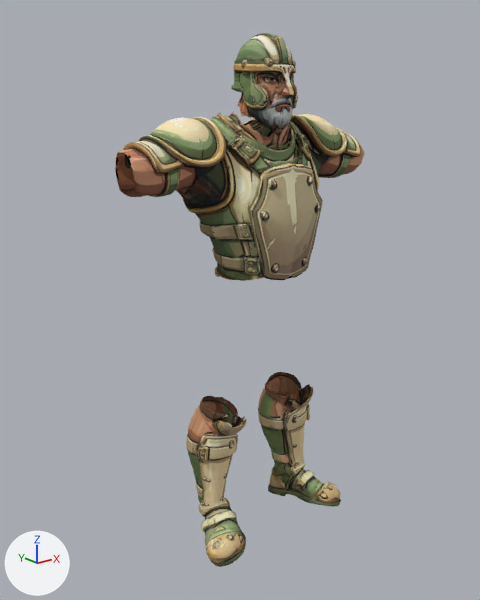
An edit to the glTF model public/assets/models/gear_g2.glb, drawn before and after from the same camera.
The view is the same before and after, from a camera (50 mm lens) standing at (-0.83, -0.974, 0.899) and looking at (-0.027, 0.029, 0.498). The lights are fixed; the arrows at lower left show +X, +Y and +Z. The picture after the commit comes second. Vertices at exactly the same position are counted once.

Before the edit, the objects in view are built like this:
```python
me_armor = bpy.data.meshes.new('armor')
me_armor.from_pydata(...)  # 6389 vertices, 12659 faces; spans x -0.279..0.286, y -0.101..0.115, z 0.55..0.866
me_armor.materials.append(mat_gear)
me_boots = bpy.data.meshes.new('boots')
me_boots.from_pydata(...)  # 3541 vertices, 6967 faces; spans x -0.177..0.178, y -0.106..0.09, z -0.012..0.297
me_boots.materials.append(mat_gear)
me_helmet = bpy.data.meshes.new('helmet')
me_helmet.from_pydata(...)  # 1039 vertices, 2053 faces; spans x -0.055..0.056, y -0.084..0.057, z 0.831..0.999
me_helmet.materials.append(mat_gear)
ob_armor = bpy.data.objects.new('armor', me_armor)
ob_armor.location = (0.0, 0.0, 0.0)
ob_boots = bpy.data.objects.new('boots', me_boots)
ob_boots.location = (0.0, 0.0, 0.0)
ob_helmet = bpy.data.objects.new('helmet', me_helmet)
ob_helmet.location = (0.0, 0.0, 0.0)
```
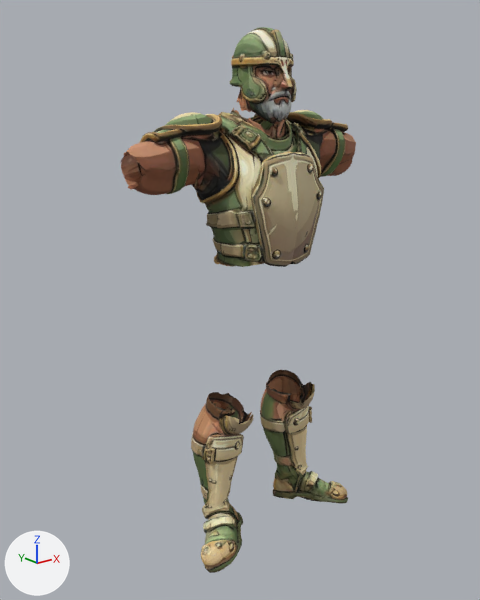
Pixel boxes [x1, y1, x2, y2] of what changed, in the pictures (480 x 600 px; the box of a moved part takes in the faces that stretch with it):
'armor', reshaped (6% shorter)
    before: [115, 111, 365, 281]
    after: [121, 108, 356, 267]
'boots', reshaped
    before: [186, 372, 341, 567]
    after: [191, 370, 348, 573]
'helmet', reshaped
    before: [231, 33, 298, 131]
    after: [230, 27, 297, 124]
part 3 of me_boots, moved or reshaped
    before: [186, 396, 247, 567]
    after: [191, 392, 254, 573]
part 4 of me_boots, moved or reshaped
    before: [258, 372, 341, 507]
    after: [260, 370, 348, 503]

What changed in the scene script:
```text
Change me_armor:
    used by ob_armor; location = (0.0, 0.0, 0.0)
    remove me_armor.from_pydata(...)  # 6389 vertices, 12659 faces; spans x -0.279..0.286, y -0.101..0.115, z 0.55..0.866
    add me_armor.from_pydata(...)  # 6389 vertices, 12659 faces; spans x -0.271..0.274, y -0.105..0.111, z 0.576..0.872
    me_armor part 1: 6389 of 6389 vertices moved; they spanned x -0.279..0.286, y -0.101..0.115, z 0.55..0.866 and now span x -0.271..0.274, y -0.105..0.111, z 0.576..0.872; mean shift (0.0, -0.001, 0.013)
Change me_helmet:
    used by ob_helmet; location = (0.0, 0.0, 0.0)
    remove me_helmet.from_pydata(...)  # 1039 vertices, 2053 faces; spans x -0.055..0.056, y -0.084..0.057, z 0.831..0.999
    add me_helmet.from_pydata(...)  # 1039 vertices, 2053 faces; spans x -0.055..0.055, y -0.08..0.062, z 0.843..1.009
    me_helmet part 2: 1039 of 1039 vertices moved; they spanned x -0.055..0.056, y -0.084..0.057, z 0.831..0.999 and now span x -0.055..0.055, y -0.08..0.062, z 0.843..1.009; mean shift (0.0, 0.006, 0.01)
Change me_boots:
    used by ob_boots; location = (0.0, 0.0, 0.0)
    remove me_boots.from_pydata(...)  # 3541 vertices, 6967 faces; spans x -0.177..0.178, y -0.106..0.09, z -0.012..0.297
    add me_boots.from_pydata(...)  # 3541 vertices, 6967 faces; spans x -0.196..0.197, y -0.11..0.078, z -0.021..0.308
    me_boots part 3: 1780 of 3541 vertices moved; they spanned x -0.177..-0.047, y -0.105..0.09, z -0.012..0.297 and now span x -0.196..-0.042, y -0.108..0.078, z -0.021..0.308; mean shift (0.001, -0.011, 0.001); largest move (-0.131, -0.104, 0.028) -> (-0.164, -0.106, 0.024)
    me_boots part 4: 1761 of 3541 vertices moved; they spanned x 0.047..0.178, y -0.106..0.09, z -0.011..0.296 and now span x 0.042..0.197, y -0.11..0.078, z -0.018..0.308; mean shift (-0.001, -0.011, 0.001); largest move (0.133, -0.105, 0.03) -> (0.166, -0.108, 0.026)
```
